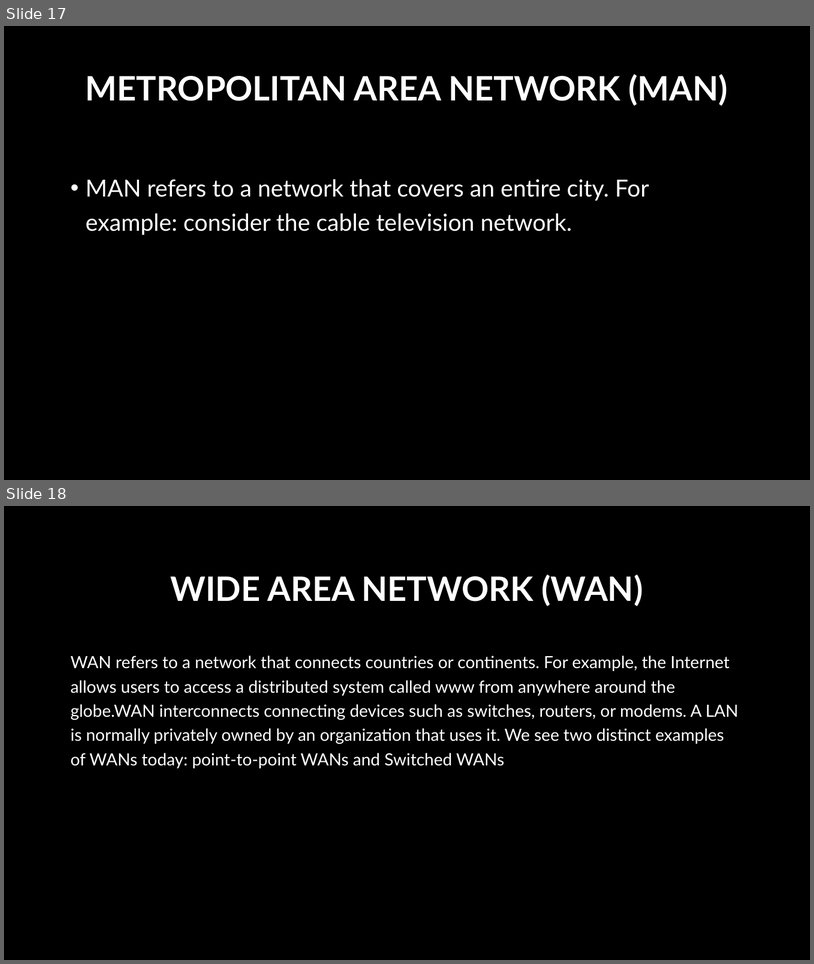
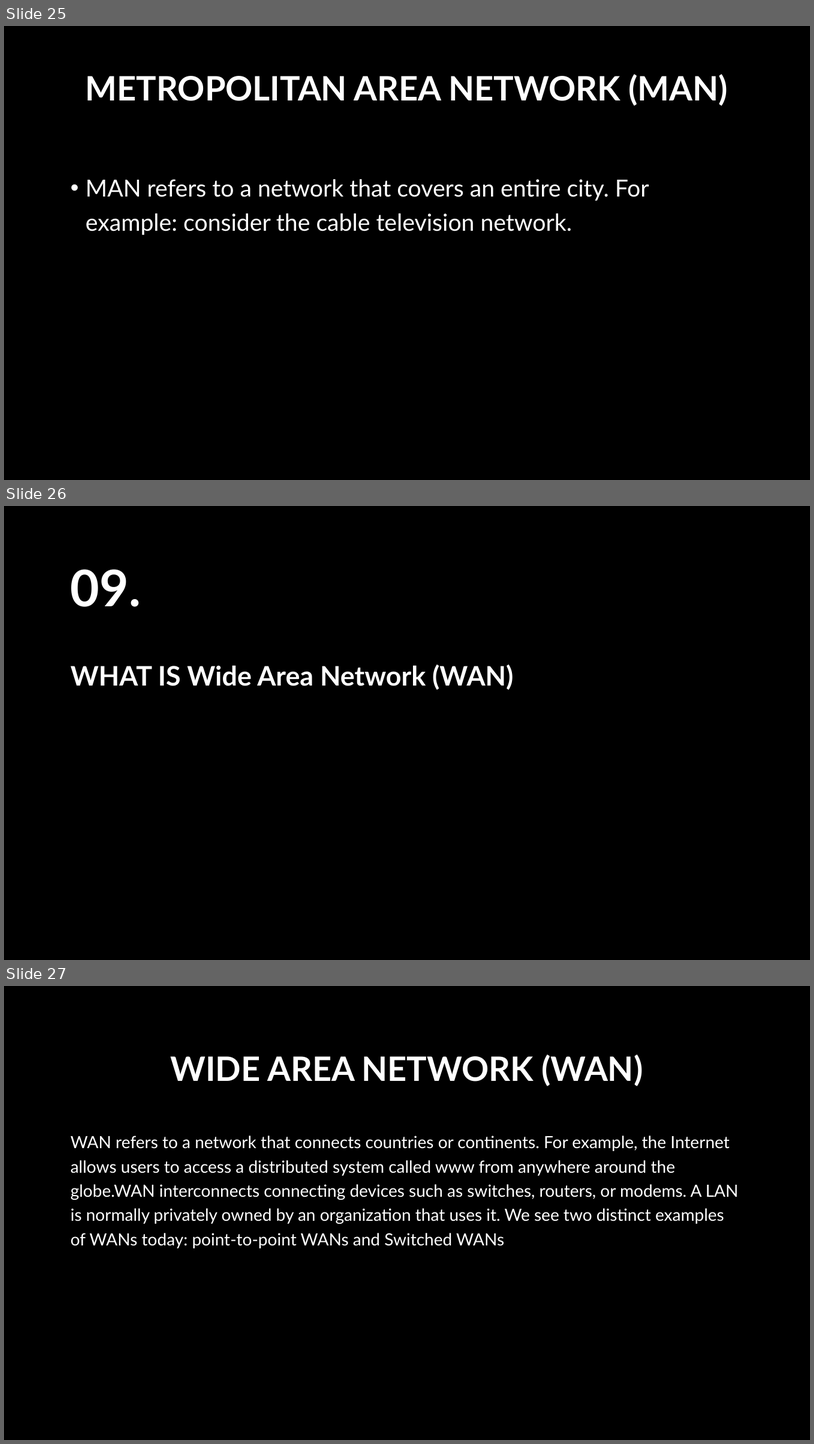
Before and after one commit to Yaelmae20/cs2022, a slide deck: COMPUTER NETWORK YAEL MAE TULAGAN.pptx. Shown one above the other, each under a label of ours: slides 17 and 18 before the commit, slides 25, 26 and 27 after it. The pictures are 814x964 and 814x1444 pixels, drawn with LibreOffice and Linux fonts; fonts in the diff are those of the drawing; background and template pictures are left out. Boxes give left, top, right and bottom in pixels: in the first picture for what was removed or moved away, otherwise in the second. Text is boxed around its words. In the diff, an @@ line names an element or a change of style, - is before the commit and + after.

```diff
--- a/COMPUTER NETWORK YAEL MAE TULAGAN.pptx
+++ b/COMPUTER NETWORK YAEL MAE TULAGAN.pptx
@@ slide 26 added at <box>4,506,810,960</box>, background picture (left out) @@
@@ title added at <box>71,569,141,607</box>, 60 pt, text #FFFFFF, bold @@
+09.
@@ text added at <box>71,664,513,690</box>, 32 pt, text #FFFFFF, bold @@
+WHAT IS Wide Area Network (WAN)
@@ what was slide 17 is now slide 25 @@
@@ what was slide 18 is now slide 27 @@
```
Also in this commit, not shown: 9 other slides added, 1 slide removed.
